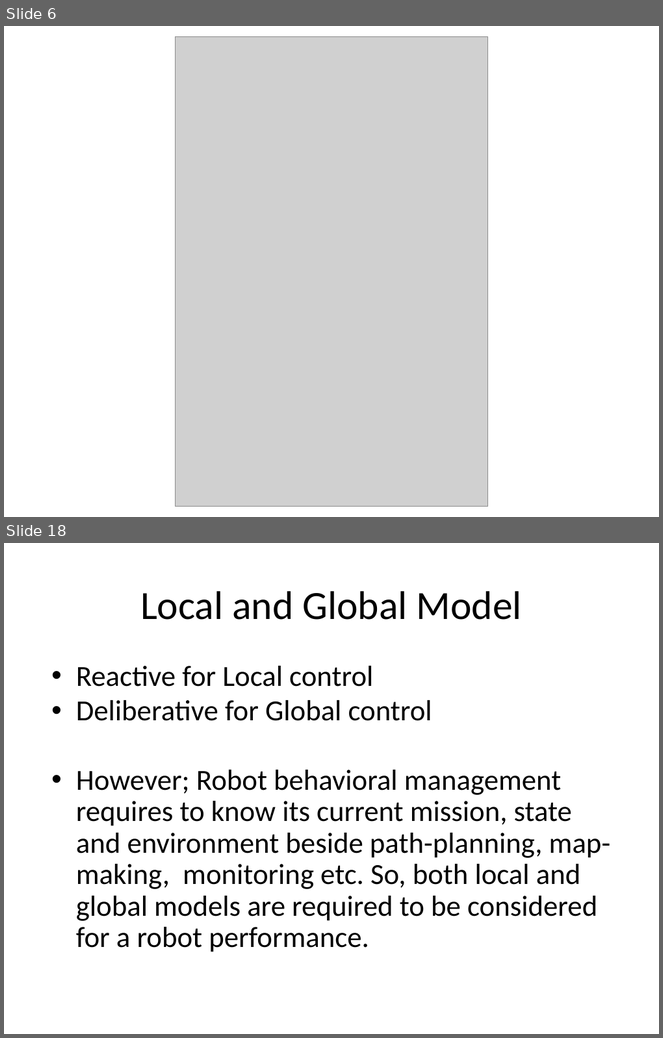
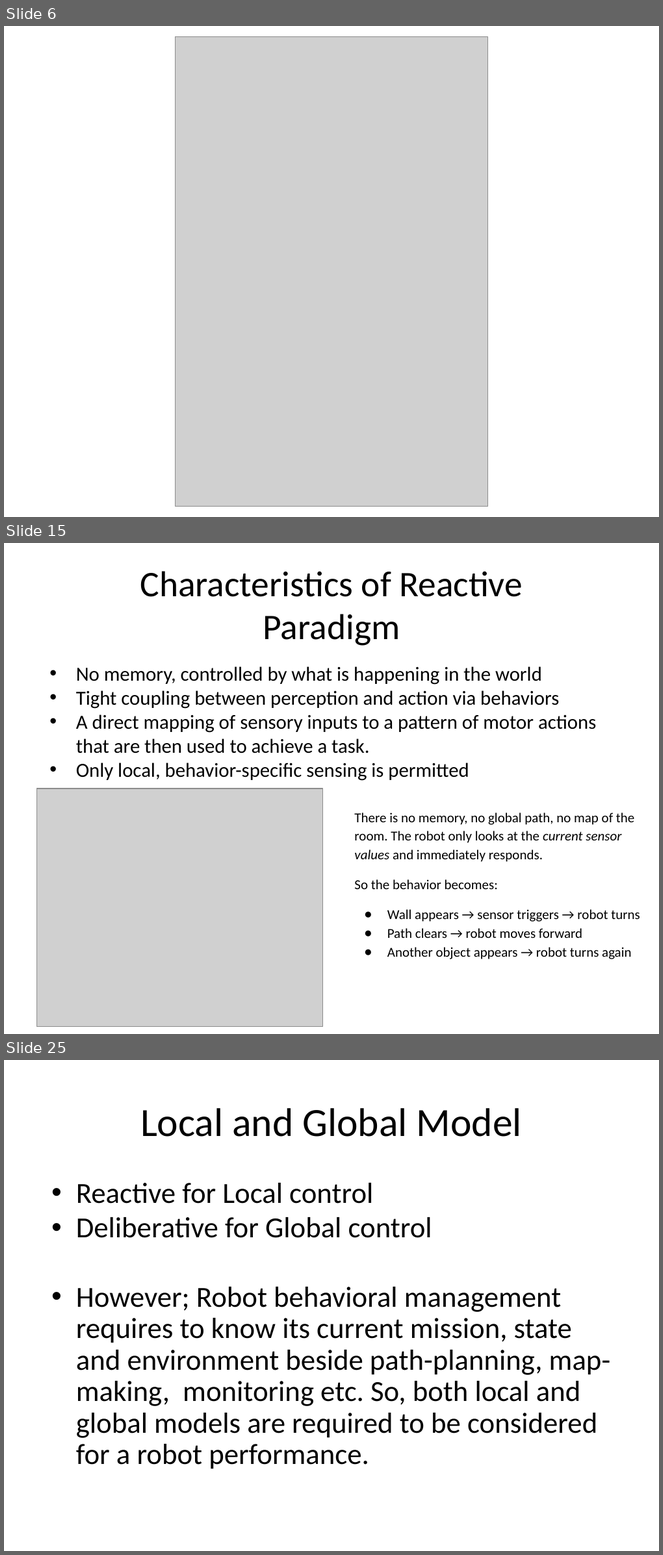
Before and after one commit to UK-Roy/cse461, a slide deck: slides/Introduction to Robotics-lec2.pptx. Shown one above the other, each under a label of ours: slides 6 and 18 before the commit, slides 6, 15 and 25 after it; the slides between them are not shown. The pictures are 663x1038 and 663x1555 pixels, drawn with LibreOffice and Linux fonts; fonts in the diff are those of the drawing; grey boxes stand for pictures. Boxes give left, top, right and bottom in pixels: in the first picture for what was removed or moved away, otherwise in the second. Text is boxed around its words. In the diff, an @@ line names an element or a change of style, - is before the commit and + after.

```diff
--- a/slides/Introduction to Robotics-lec2.pptx
+++ b/slides/Introduction to Robotics-lec2.pptx
@@ slide 15 added at (4,543,659,1034), background #FFFFFF @@
@@ title added at (140,571,523,646), 39.6 pt, text #000000 @@
+Characteristics of Reactive
+Paradigm
@@ text added at (76,667,596,781), 22 pt, text #000000 @@
+• No memory, controlled by what is happening in the world
+• Tight coupling between perception and action via behaviors
+• A direct mapping of sensory inputs to a pattern of motor actions that are then used to achieve a task.
+• Only local, behavior-specific sensing is permitted
@@ picture added at (36,789,323,1027) @@
@@ text added at (354,813,640,960), 15 pt, text #000000 @@
+There is no memory, no global path, no map of the room. The robot only looks at the current sensor values and immediately responds.
+So the behavior becomes:
+● Wall appears → sensor triggers → robot turns
+● Path clears → robot moves forward
+● Another object appears → robot turns again
@@ what was slide 18 is now slide 25 @@
```
Also in this commit, not shown: 14 slides changed, 14 other slides added, 6 slides removed, 7 other files.
